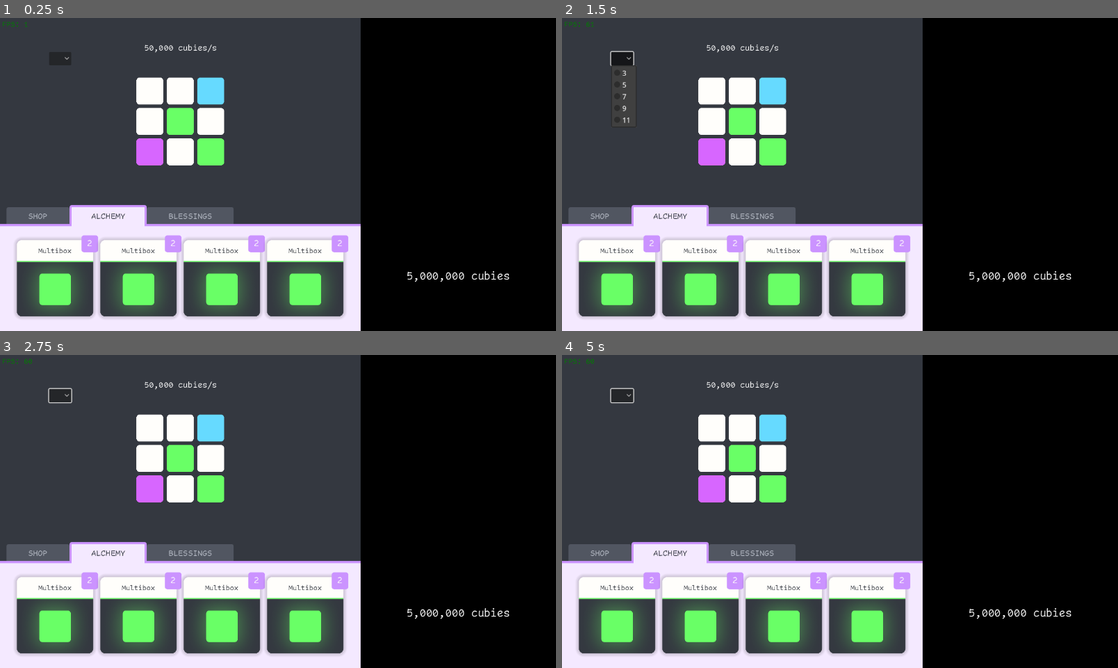
Above: before the commit, frames 1-4 (two rows, left to right).
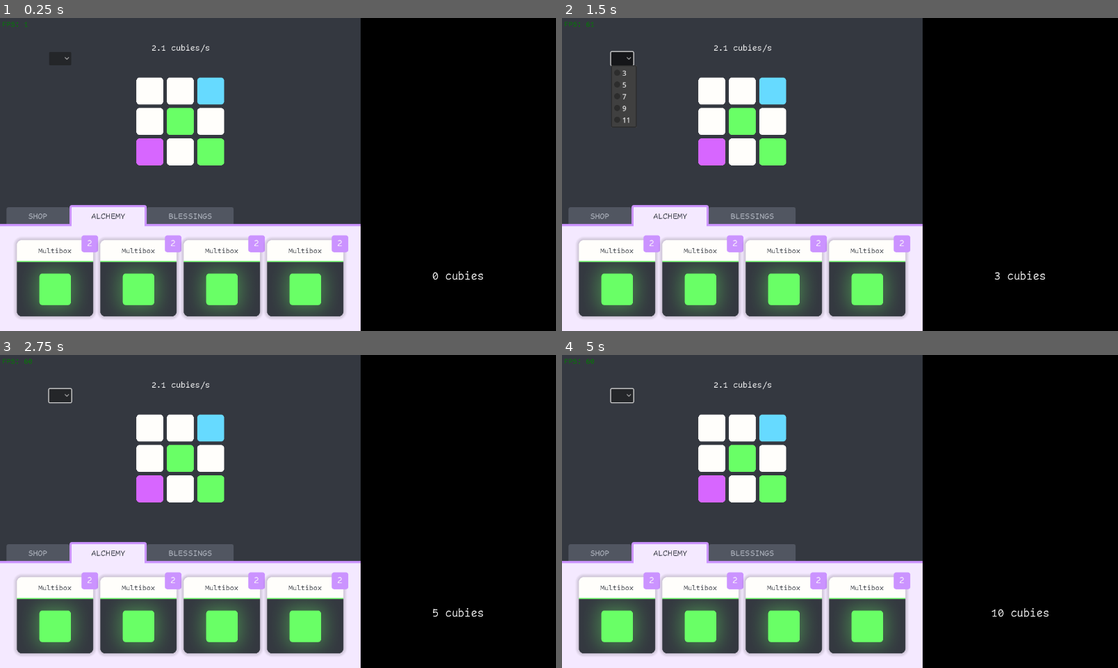
Above: after the commit, the same moments.

Repository: Logikable/GMTK2024
Game: Godot game, scene res://scenes/game.tscn
Same seed, same stepped clock (60 frames per second), same inputs: the game is played once before the commit and once after it.
Inputs (mouse positions are in pixels of both pictures, inside the frame that each line leads up to):
- Up to frame 1 (0.25 s): no input
- Up to frame 2 (1.5 s): move the mouse to (962, 158) at 0.52 s; click (962, 158) at 0.67 s; click (623, 58) at 1.25 s
- Up to frame 3 (2.75 s): drag from (166, 527) to (250, 574) at 2.02 s
- Up to frame 4 (5 s): tap Enter at 2.75 s; move the mouse to (895, 442) at 2.77 s; click (895, 442) at 2.92 s; drag from (812, 574) to (673, 464) at 3.52 s; tap Space at 4.25 s; move the mouse to (1006, 558) at 4.27 s; click (1006, 558) at 4.42 s

The runs differ from the first frame. In frame 1, 0.3% of the frame differs, in the area x 26-92%, y 8-85%; in frame 2, 0.4%; in frame 3, 0.4%; in frame 4, 0.4%.

Commit message:
Compute cubies per second and increment cubies. Only supports rarities 0,1,2,3.

Diff:
--- a/scenes/game.tscn
+++ b/scenes/game.tscn
@@ -82,13 +82,15 @@
 font = ExtResource("2_xktb0")
 font_size = 24
 
-[node name="GameNode" type="Control" node_paths=PackedStringArray("grid")]
+[node name="GameNode" type="Control" node_paths=PackedStringArray("grid", "cps_label", "cubies_label")]
 layout_mode = 3
 anchors_preset = 0
 offset_right = 1280.0
 offset_bottom = 720.0
 script = ExtResource("1_qbhd8")
 grid = NodePath("LeftNode/GridNode/Grid")
+cps_label = NodePath("LeftNode/GridNode/CubiesPerSecond")
+cubies_label = NodePath("RightNode/NumCubies")
 
 [node name="LeftNode" type="Control" parent="."]
 anchors_preset = 0
@@ -160,7 +162,7 @@
 popup/item_4/text = "11"
 popup/item_4/id = 4
 
-[node name="Label" type="Label" parent="LeftNode/GridNode"]
+[node name="CubiesPerSecond" type="Label" parent="LeftNode/GridNode"]
 layout_mode = 0
 offset_left = 293.0
 offset_top = 49.0
@@ -336,7 +338,7 @@
 grow_vertical = 2
 theme_override_styles/panel = SubResource("StyleBoxFlat_88470")
 
-[node name="Label" type="Label" parent="RightNode"]
+[node name="NumCubies" type="Label" parent="RightNode"]
 layout_mode = 0
 offset_left = 102.0
 offset_top = 572.0
--- a/scripts/game.gd
+++ b/scripts/game.gd
@@ -1,12 +1,41 @@
 extends Control
 
 @export var grid : Node
+@export var cps_label : Label
+@export var cubies_label : Label
 
-var cubies = 0
+const BASE_CPS : Dictionary = { 0: 0.0, 1: 1.0, 2: 0.0, 3: 0.0 }
+const BASE_MULT : Dictionary = { 0: 0.0, 1: 1.0, 2: 2.0, 3: 1.1 }
 
-func cubies_per_second() -> int:
-  var cps_per_tile : Array[int] = []
-  return 0
+var cubies : float = 0
+
+func cubies_per_second() -> float:
+  var width = grid.grid_size
+  var cubies = len(grid.grid_cubies)
+
+  var cps_per_tile : Array[float] = []
+  # First, populate with base cps values.
+  for idx in cubies:
+    var rarity : int = grid.grid_cubies[idx]
+    cps_per_tile.append(BASE_CPS[rarity])
+  assert(len(cps_per_tile) == cubies)
+  # Handle 2x cubies (rarity 2) and 10% cubies (rarity 3)
+  for idx in cubies:
+    var rarity : int = grid.grid_cubies[idx]
+    var coords = Util.index_to_coords(idx, width)
+    var affected_region : Array[Vector2]
+    match rarity:
+      2:
+        affected_region = Util.touching()
+      3:
+        affected_region = Util.around_me(3)
+      _:
+        continue
+    for delta : Vector2 in affected_region:
+      var adj_idx = Util.coords_to_index(coords + delta, width)
+      if 0 <= adj_idx and adj_idx < cubies:
+        cps_per_tile[adj_idx] *= BASE_MULT[rarity]
+  return Util.sum(cps_per_tile)
 
 
 # Called when the node enters the scene tree for the first time.
@@ -16,4 +45,8 @@
 
 # Called every frame. 'delta' is the elapsed time since the previous frame.
 func _process(delta: float) -> void:
-  pass
+  var cps = cubies_per_second()
+  cubies += cps * delta
+  # Display CPS with 1 decimal.
+  cps_label.text = str(floor(cps * 10.0) / 10.0) + ' cubies/s'
+  cubies_label.text = str(floor(cubies)) + ' cubies'
--- a/scripts/util.gd
+++ b/scripts/util.gd
@@ -25,9 +25,7 @@
     node.get_parent().remove_child(node)
   node.queue_free()
 
-
 ################################### Grid operations ##########################################
-
 
 # The first coord is row #, the second is column #.
 func index_to_coords(idx : int, size : int) -> Vector2:
@@ -43,12 +41,23 @@
   return int(idx)
 
 
-# Sides must be adjacent, not corners.
-func adjacent(c1 : Vector2, c2 : Vector2) -> bool:
-  if c1 == c2:
-    return false
-  if c1.x == c2.x and abs(c1.y - c2.y) == 1:
-    return true
-  if c1.y == c2.y and abs(c1.x - c2.x) == 1:
-    return true
-  return false
+const TOUCHING : Array[Vector2] = [Vector2(-1, 0), Vector2(1, 0), Vector2(0, -1), Vector2(0, 1)]
+func touching() -> Array[Vector2]:
+  return TOUCHING
+
+
+func around_me(width : int) -> Array[Vector2]:
+  assert(width % 2 == 1)
+  var start_idx = -(width / 2)
+  var ret : Array[Vector2] = []
+  for i in width:
+    for j in width:
+      ret.append(Vector2(start_idx + i, start_idx + j))
+  assert(len(ret) == width ** 2)
+  return ret
+
+
+################################### Math operations ##########################################
+
+func sum(array : Array[float]) -> float:
+  return array.reduce(func(x, y): return x + y, 0.0)
